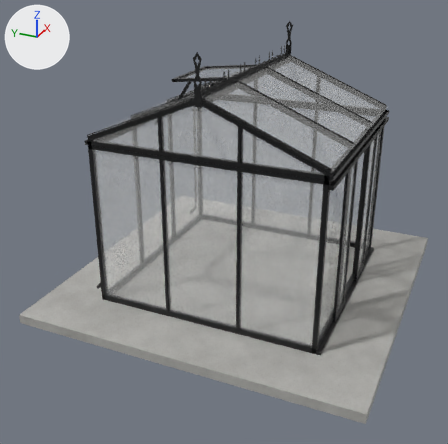
Two versions of the glTF model models/scandiglas/sg-rect-7-9-7-9-decor.glb, one commit apart.
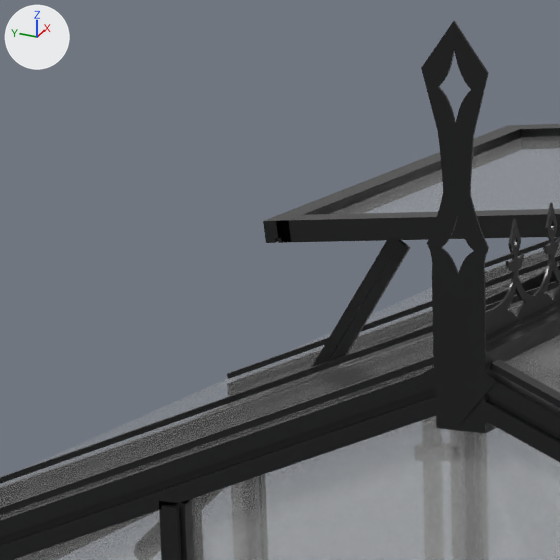
There are two pictures of each version: one whole from a camera (50 mm lens) standing at (-5.97, -0.57, 3.58) and looking at (-0.34, 1.96, 0.76), one close up on the part from 30% to 47% of the width and 11% to 28% of the height. The lights are fixed; the arrows at upper left show +X, +Y and +Z. The first two pictures are the older version. Vertices at exactly the same position are counted once.

Objects in the first close-up: 'scandiglas-rect-7-9-7-9-decor'.
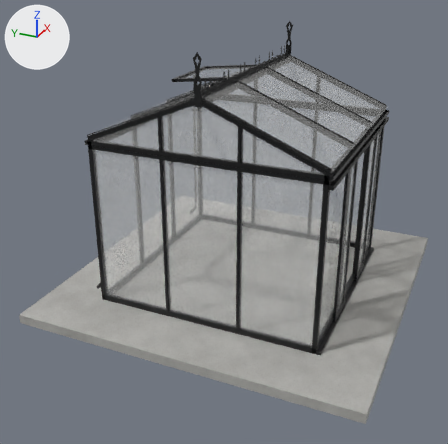
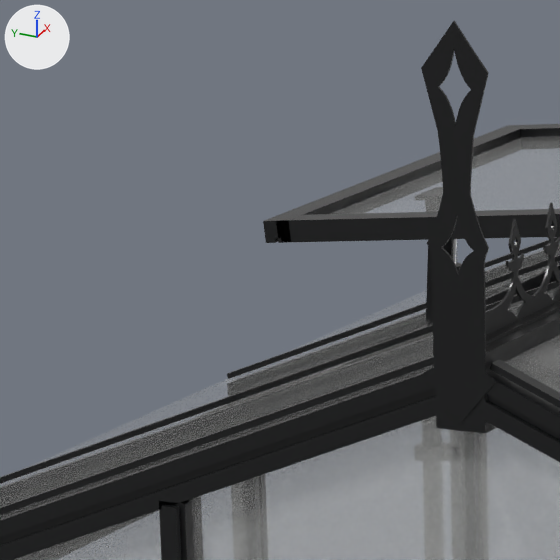
What the commit changed:
me_scandiglas is used by ob_scandiglas_rect_7_9_7_9_decor; location (0.0, 0.0, 0.0).
me_scandiglas had 12730 vertices, 24737 faces and spanned x -1.82..1.82, y 0.0..3.64, z -0.1..2.71.
me_scandiglas now has 12785 vertices, 24829 faces and spans x -1.82..1.82, y 0.0..3.64, z -0.1..2.71.
me_scandiglas part 1: the loose piece of 24 vertices spanning x -0.37..-0.36, y 2.31..2.5, z 1.99..2.26 is turned -30 degrees about the x axis through its middle and scaled by 0.786, then moved by (0.35, 0.05, -0.03).
me_scandiglas part 2: the loose piece of 24 vertices spanning x -0.37..-0.36, y 2.33..2.5, z 2.02..2.27 is turned -30.2 degrees about the x axis through its middle and scaled by 0.875, then moved by (0.38, 0.04, -0.05).
me_scandiglas part 3: a new loose piece of 131 vertices spanning x 0.03..0.05, y 2.44..2.48, z 2.0..2.22.
Other edits to the shape of me_scandiglas do not show in these pictures.

Boxes (x1, y1, x2, y2) around the edits, measured in the close-ups (560 x 560 px; the box of a moved part takes in the faces that stretch with it):
part 1 of me_scandiglas, moved or reshaped: before (327, 240, 410, 369); after (426, 246, 444, 323)
part 2 of me_scandiglas, moved or reshaped (mostly hidden afterwards): before (312, 240, 401, 367); after (444, 239, 454, 259)
part 3 of me_scandiglas, added (mostly hidden): after (453, 239, 462, 273)
